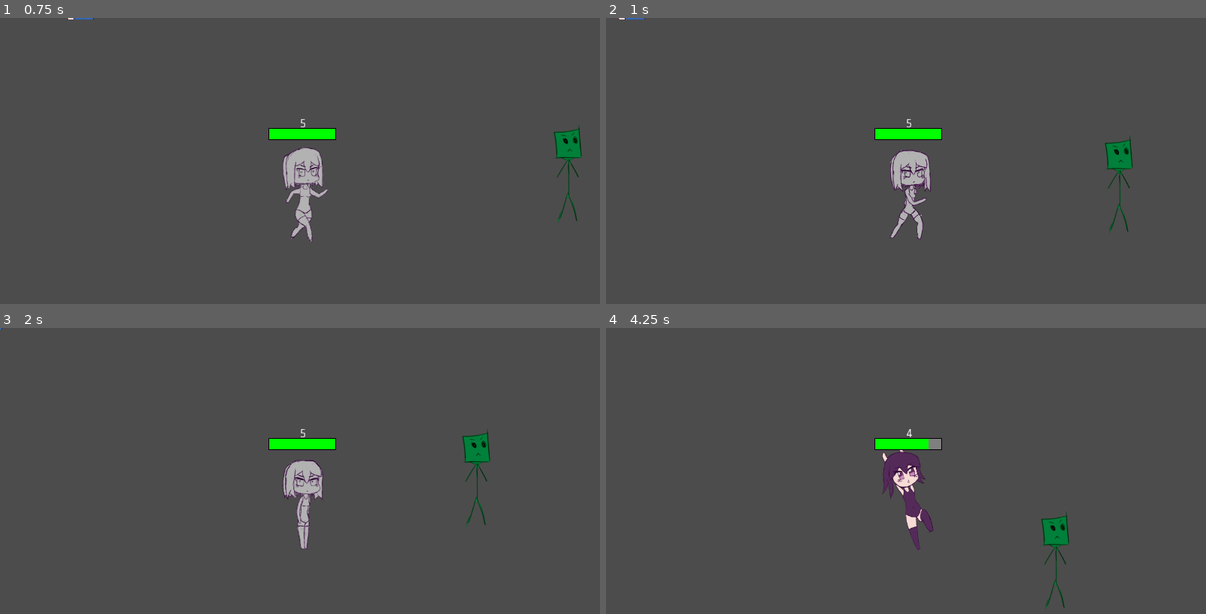
Above: before the commit, frames 1-4 (two rows, left to right).
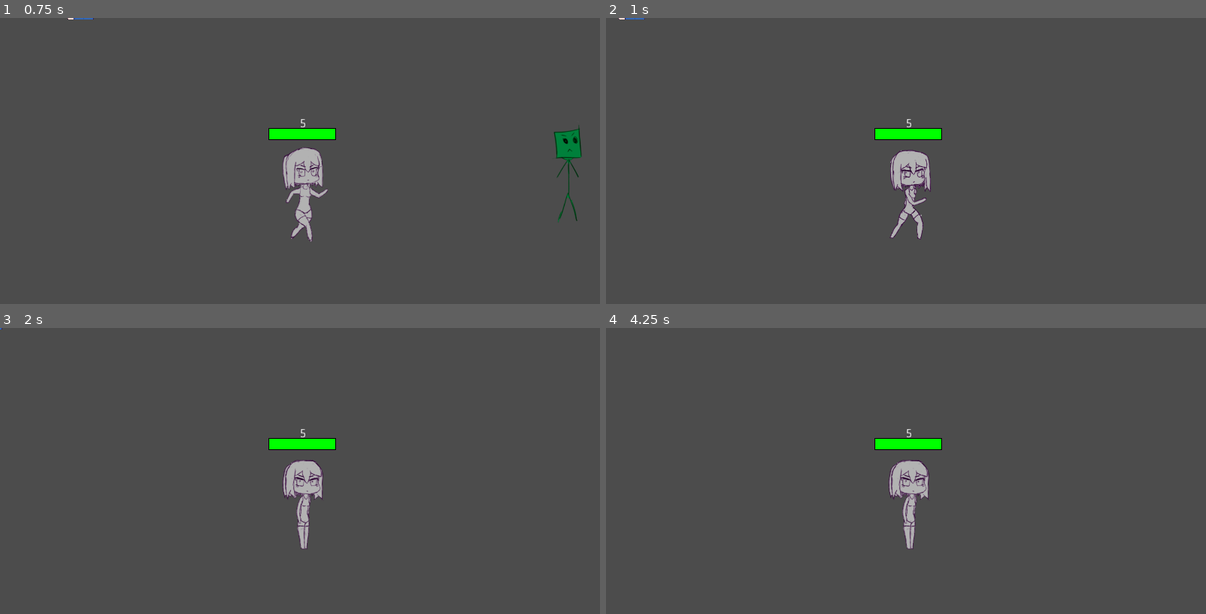
Above: after the commit, the same moments.

Repository: BeatMil/Mugi-again
Game: Godot game, scene res://scene/stage01.tscn
Two runs of this game, one before a commit and one after it. Both use one fixed random seed, a clock stepped at 60 frames per second and the inputs below.
Inputs:
- Up to frame 1 (0.75 s): tap Enter (ui_accept) at 0.5, 0.6 s; hold Right (ui_right) from 0.53 s (still down)
- Up to frame 2 (1 s): keep holding Right (ui_right); tap Enter (ui_accept) at 0.77 s
- Up to frame 3 (2 s): keep holding Right (ui_right); tap Enter (ui_accept) at 1.07, 1.52, 1.55, 1.82 s; tap R at 1.35 s
- Up to frame 4 (4.25 s): release Right (ui_right) at 2.03 s; hold Left (ui_left) 2.03-2.78 s; tap Enter (ui_accept) at 2.1, 3.02, 3.05, 3.32, 3.6, 3.77, 4.07 s; hold Right (ui_right) from 2.78 s (still down); tap R at 2.85 s

Frame 1 is identical in both runs. In frame 2, 0.5% of the frame differs, in the area x 83-88%, y 41-76%; in frame 3, 0.5%; in frame 4, 2.1%, in the area x 46-78%, y 35-99%.
Error before the commit: Trying to assign value of type 'Nil' to a variable of type 'String'. (res://script/Player.gd:130)
Error after the commit: Trying to assign value of type 'Nil' to a variable of type 'String'. (res://script/Player.gd:143)

Commit message:
added fireball (space to shoot)

Diff:
--- /dev/null
+++ b/prefab/Hadoken.tscn
@@ -0,0 +1,15 @@
+[gd_scene load_steps=3 format=2]
+
+[ext_resource path="res://script/Hadoken.gd" type="Script" id=1]
+
+[sub_resource type="CircleShape2D" id=1]
+
+[node name="Hadoken" type="Area2D"]
+script = ExtResource( 1 )
+
+[node name="CollisionShape2D" type="CollisionShape2D" parent="."]
+scale = Vector2( -4.63609, -4.63609 )
+shape = SubResource( 1 )
+
+[node name="VisibilityNotifier2D" type="VisibilityNotifier2D" parent="."]
+[connection signal="screen_exited" from="VisibilityNotifier2D" to="." method="_on_VisibilityNotifier2D_screen_exited"]
--- a/prefab/PaperMask.tscn
+++ b/prefab/PaperMask.tscn
@@ -1,10 +1,12 @@
-[gd_scene load_steps=4 format=2]
+[gd_scene load_steps=5 format=2]
 
 [ext_resource path="res://script/PaperMask.gd" type="Script" id=1]
 [ext_resource path="res://media/Enemy/bambooojin idle.png" type="Texture" id=2]
 
 [sub_resource type="RectangleShape2D" id=1]
 extents = Vector2( 20.0004, 108 )
+
+[sub_resource type="RectangleShape2D" id=2]
 
 [node name="PaperMask" type="KinematicBody2D"]
 script = ExtResource( 1 )
@@ -16,3 +18,10 @@
 [node name="Sprite" type="Sprite" parent="."]
 texture = ExtResource( 2 )
 hframes = 4
+
+[node name="Area2D" type="Area2D" parent="."]
+
+[node name="CollisionShape2D" type="CollisionShape2D" parent="Area2D"]
+scale = Vector2( 1.82346, 11.3761 )
+shape = SubResource( 2 )
+[connection signal="area_entered" from="Area2D" to="." method="_on_Area2D_area_entered"]
--- /dev/null
+++ b/script/Hadoken.gd
@@ -0,0 +1,26 @@
+extends Area2D
+
+const SPEED = 1500
+# onready var player = $"Player"
+var velocity = Vector2()
+onready var direction = $".."/Player.direction
+
+func _ready():
+	# direction = player.direction
+	# print("hadoken_direction: %s" % direction)
+	# print("node: %s ready!" % $".".name)
+	# print("parent of %s is %s" % [$".".name, get_parent().name])
+	# print("parent of %s is %s" % [$".".name, $"..".name])
+	# print("parent of %s is %s" % [$".".name, $".."/Player.direction])
+
+	$".".set_meta("type", "fireball") # set this node tag to enemy
+	pass # Replace with function body.
+
+func _process(delta):
+	velocity.x = SPEED * delta * direction
+	translate(velocity)
+	pass
+
+
+func _on_VisibilityNotifier2D_screen_exited():
+	queue_free()
--- a/script/HealthBar.gd
+++ b/script/HealthBar.gd
@@ -11,7 +11,6 @@
 	max_hp = 5.00
 	hp = max_hp
 	health_num.text = String(hp)
-	print(health_bar.get_tint_progress())
 	health_bar.set_tint_progress(Color(0, 1, 0))
 	pass
 
--- a/script/PaperMask.gd
+++ b/script/PaperMask.gd
@@ -17,3 +17,12 @@
 		velocity.x = walkSpeed * direction
 
 	velocity = move_and_slide(velocity, ground)
+
+
+
+
+func _on_Area2D_area_entered(area):
+	if area.get_meta("type") == "fireball":
+		area.queue_free()
+		queue_free()
+	pass # Replace with function body.
--- a/script/Player.gd
+++ b/script/Player.gd
@@ -16,6 +16,7 @@
 
 
 #Cache
+const FIREBALL = preload("res://prefab/Hadoken.tscn")
 onready var anim = get_node("AnimationPlayer")
 onready var sprite = get_node("Sprite")
 onready var collision = get_node('CollisionShape2D')
@@ -50,6 +51,7 @@
 		Jump()
 		Crouch()
 		velocity = move_and_slide(velocity,ground)
+		attack()
 		dead_check()
 	else:
 		dead()
@@ -101,6 +103,17 @@
 		collision.set_position(stand_collision_position)
 		collision.set_scale(stand_collision_scale)
 
+func attack():
+	if Input.is_action_just_pressed("ui_accept"):
+		var fireball = FIREBALL.instance()
+		fireball.set_position($".".get_position() + Vector2(100 * direction,0))
+		$"..".add_child(fireball)
+
+
+
+
+
+
 
 func Gravity():
 	velocity.y += gravity
